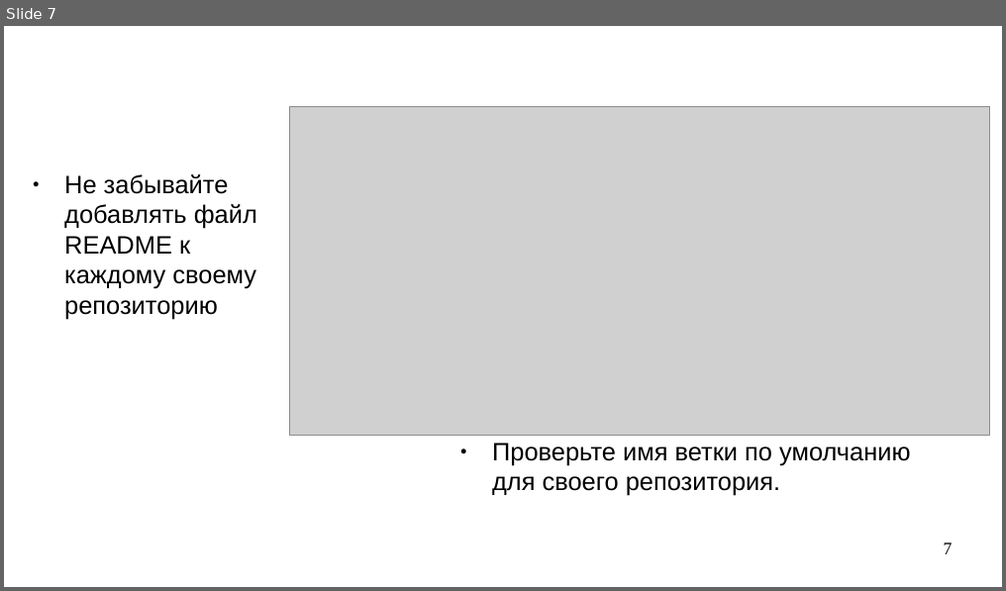
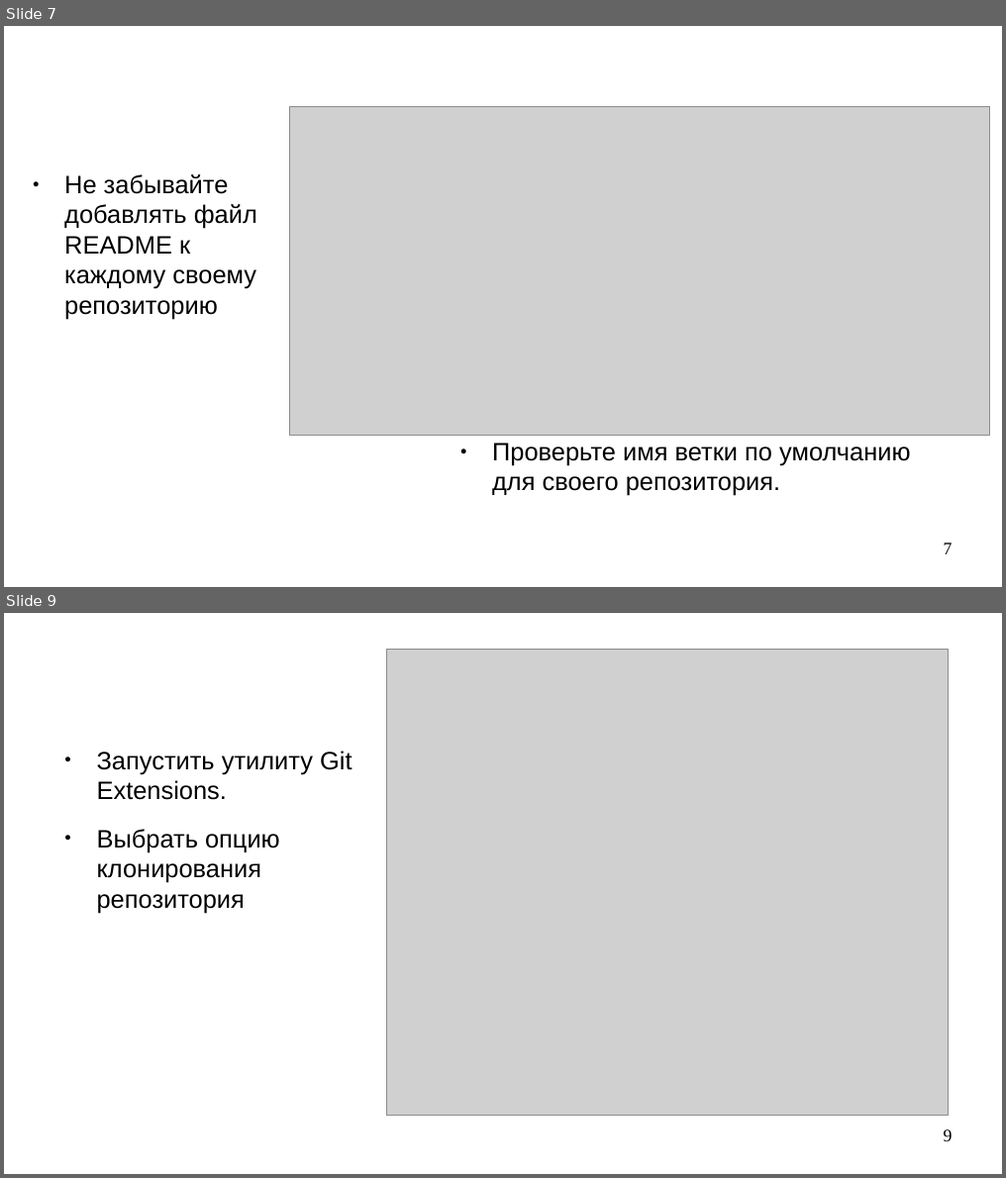
Before and after one commit to steelcraft/stud-lab, a slide deck: Практические занятия/Работа с Git.odp. Shown one above the other, each under a label of ours: slide 7 before the commit, slides 7 and 9 after it; the slides between them are not shown. The pictures are 1006x591 and 1006x1178 pixels, drawn with LibreOffice and Linux fonts; fonts in the diff are those of the drawing; grey boxes stand for pictures. Boxes give left, top, right and bottom in pixels: in the first picture for what was removed or moved away, otherwise in the second. Text is boxed around its words. In the diff, an @@ line names an element or a change of style, - is before the commit and + after.

Commit message:
Добавлен раздел " Получить копию содержимого репозитория в рабочую директорию"

```diff
--- a/Практические занятия/Работа с Git.odp
+++ b/Практические занятия/Работа с Git.odp
@@ slide 9 added at box(4, 613, 1002, 1174), background #FFFFFF @@
@@ picture added at box(386, 649, 948, 1116) @@
@@ text added at box(97, 751, 351, 913), 20 pt, text #000000 @@
+● Запустить утилиту Git Extensions.
+● Выбрать опцию клонирования репозитория
@@ page number added at box(944, 1130, 952, 1142), 14 pt, text #000000 @@
+9
```
Also in this commit, not shown: 1 slide changed, 3 other slides added.
